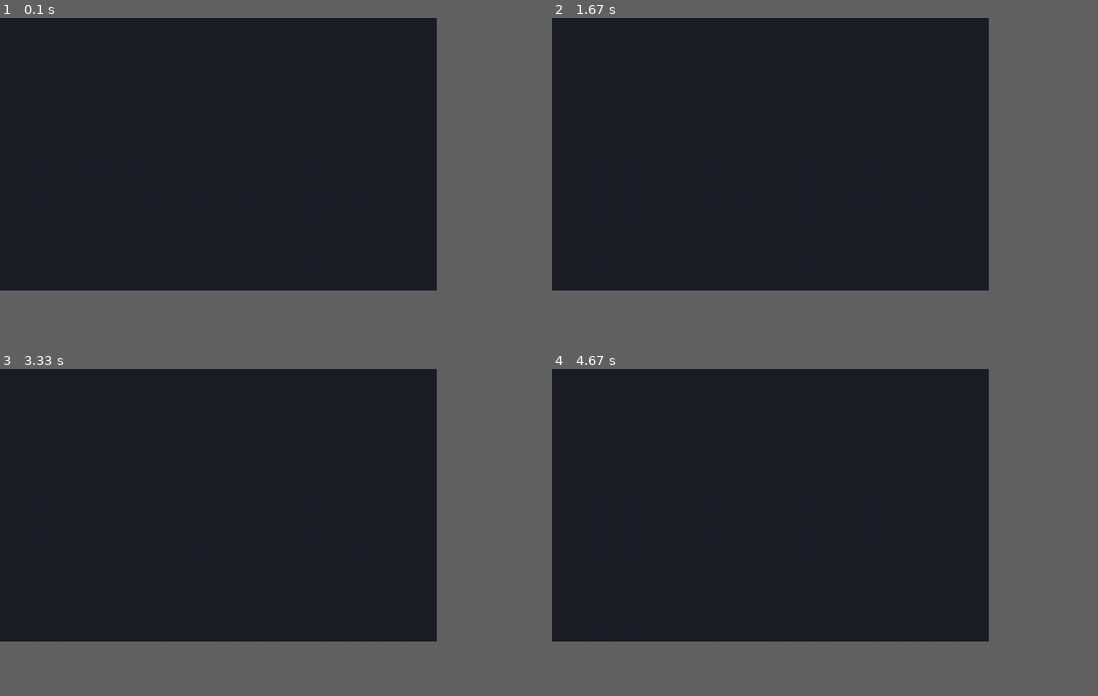
Above: before the commit, frames 1-4 (two rows, left to right).
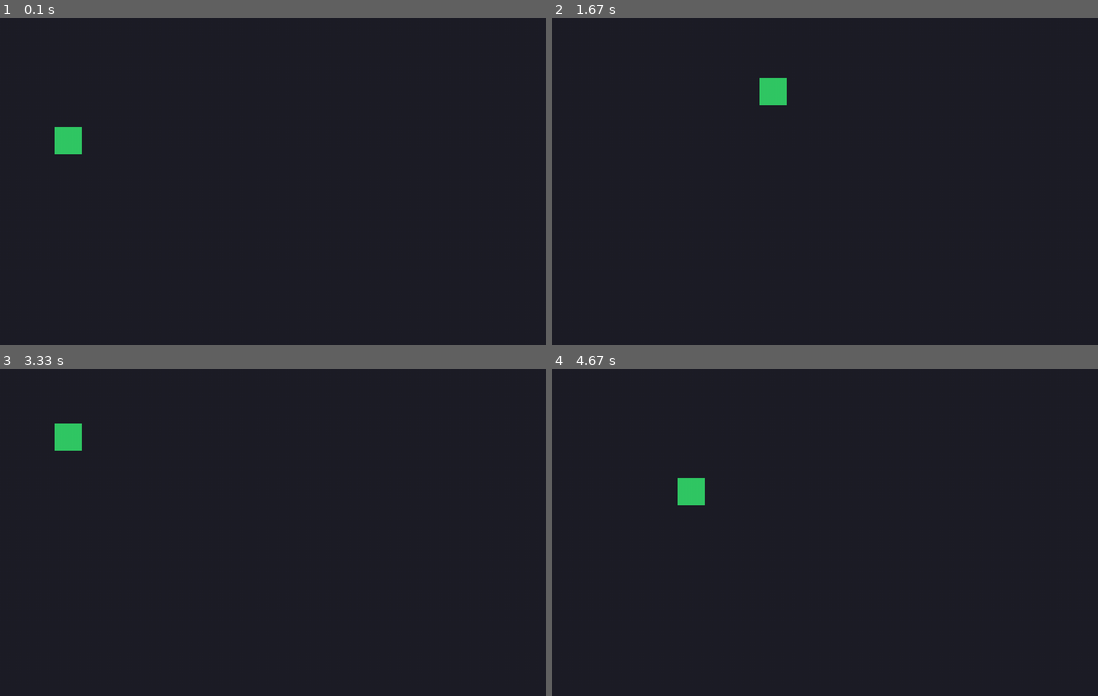
Above: after the commit, the same moments.

Repository: Kakul-07/Pygame
Game: pygame game, started from main.py
The game is run twice, just before and just after one commit, with the same random seed, the same clock (stepped at 60 frames per second) and the same inputs.
Inputs:
- Up to frame 1 (0.1 s): no input
- Up to frame 2 (1.67 s): hold Right 0.33-0.8 s; hold Up 0.83-1.13 s; hold Right 1.17-1.63 s
- Up to frame 3 (3.33 s): hold Left 1.67-2.2 s; hold Down 2.23-2.53 s; hold Left 2.57-2.97 s; hold Up from 3 s (still down)
- Up to frame 4 (4.67 s): release Up at 3.37 s; hold Right 3.4-4.03 s; hold Down 4.07-4.43 s; hold Left from 4.47 s (still down)
In our replay, the window is 720x450 before the commit and 900x540 after it. These sizes can differ from the game's own. Grey fills any space a smaller window leaves; there, only what the larger window draws over its background counts as a difference.

The runs differ from the first frame. In frame 1, 0.4% of the frame differs, in the area x 10-15%, y 33-42%; in frame 2, 0.4%; in frame 3, 0.4%; in frame 4, 0.4%.

Commit message:
"player movement"

Diff:
--- a/main.py
+++ b/main.py
@@ -1,12 +1,24 @@
 import pygame
 pygame.init()
-screen = pygame.display.set_mode((800, 500))
+screen = pygame.display.set_mode((1000, 600))
 pygame.display.set_caption("Treasure Hunt")
+player = pygame.Rect(100, 200, 50, 50)
 running = True
 while running:
     for event in pygame.event.get():
         if event.type == pygame.QUIT:
             running = False
+    keys = pygame.key.get_pressed()
+    if keys[pygame.K_RIGHT]:
+      player.x += 5
+    if keys[pygame.K_LEFT]:
+      player.x -= 5
+    if keys[pygame.K_UP]:
+      player.y -= 5
+    if keys[pygame.K_DOWN]:
+      player.y += 5
+
     screen.fill((30, 30, 40))
+    pygame.draw.rect(screen, (50, 200, 100), player)
     pygame.display.update()
 pygame.quit()
